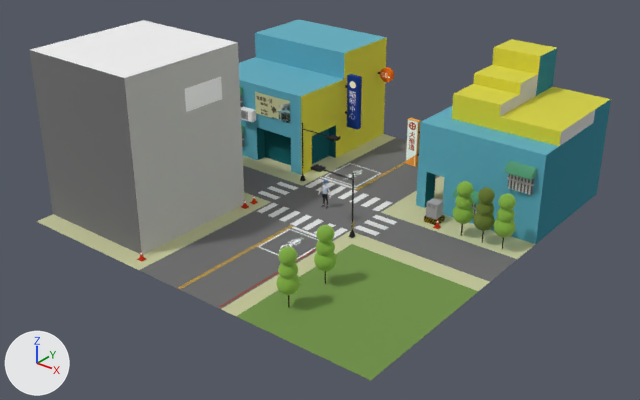
The glTF model model.glb, before and after one commit.
Rendered twice from a 50 mm lens placed at (29.7, -37.7, 23.7), pointed at (0.9, -1.6, 1.3). Every picture has the same lights, and +X, +Y and +Z are marked at lower left. Where no turn or scale is listed for an object, it has been applied to the vertices.

In view in the first picture: 'Scene_1'.
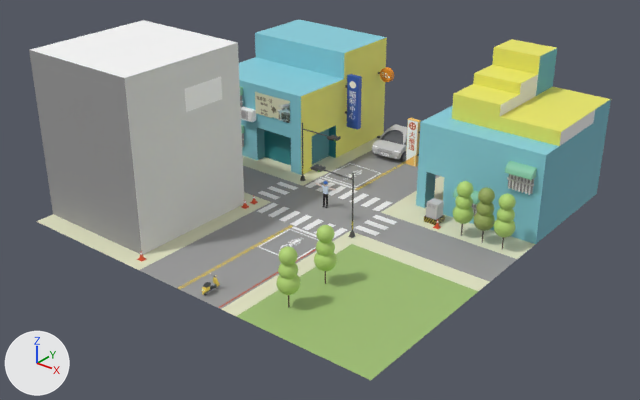
The change in detail:
Picture 'Car_Tex' (img_car_tex) is new.
Picture 'Scooter' (img_scooter) is new.
Picture 'Scooter_LicensePlate' (img_scooter_licenseplate) is new.
Material 'Texture_1.003' (mat_texture_1_003) is new.
Its texture is img_texture_1.
Its roughness is 0.553.
Material 'Texture_2.003' (mat_texture_2_003) is new.
Its texture is img_texture_2.
Its roughness is 0.553.
Material 'Texture_3.003' (mat_texture_3_003) is new.
Its texture is img_texture_3___複製 (with its transparency).
Its roughness is 0.553.
Material 'Car:surfaceShader1.003' (mat_car_surfaceshader1_003) is new.
Its texture is img_car_tex (with its transparency).
Its roughness is 0.553.
Material 'scooter.003' (mat_scooter_003) is new.
Its texture is img_scooter.
Its roughness is 0.553.
Material 'Scooter_LicensePlate.004' (mat_scooter_licenseplate_004) is new.
Its texture is img_scooter_licenseplate.
Its roughness is 0.553.
me_mesh_002 has 3980 vertices, 6780 faces and spans x -12.0..12.0, y -12.0..12.0, z 0.0..10.0.
me_mesh_002 no longer uses material mat_texture_1_002 (picture img_texture_1).
me_mesh_002 no longer uses material mat_texture_2_002 (picture img_texture_2).
me_mesh_002 no longer uses material mat_texture_3_002 (picture img_texture_3___複製).
me_mesh_002 now uses material mat_texture_1_003 (picture img_texture_1).
me_mesh_002 now uses material mat_texture_2_003 (picture img_texture_2).
me_mesh_002 now uses material mat_texture_3_003 (picture img_texture_3___複製).
Mesh me_mesh_027 is new.
It has 1096 vertices, 2118 faces and spans x -3.53..-0.97, y 7.73..11.9, z 0.0..1.71.
It uses material mat_car_surfaceshader1_003 (picture img_car_tex).
Mesh me_mesh_025 is new.
It has 1184 vertices, 2158 faces and spans x -0.318..0.318, y -0.543..0.624, z 0.003..0.977.
Faces by material slot: [2148, 10].
It uses material mat_scooter_003 (picture img_scooter).
It uses material mat_scooter_licenseplate_004 (picture img_scooter_licenseplate).
Object 'Car:Car' (ob_car_car) is new; it shows me_mesh_027.
Its location is (0.86, 0.16, 0.0).
Object 'Scooter_1' (ob_scooter_1) is new; it shows me_mesh_025.
Its location is (1.49, -11.19, 0.0).

Where the change shows, as pixel boxes [x1, y1, x2, y2] in the pictures (640 x 400 px):
'Scene_1', recoloured
    both: [29, 20, 611, 380]
'Car:Car', added
    after: [372, 124, 407, 161]
'Scooter_1', added
    after: [201, 272, 220, 295]
    faces in mat_scooter_003 (picture img_scooter): [201, 272, 220, 295]
